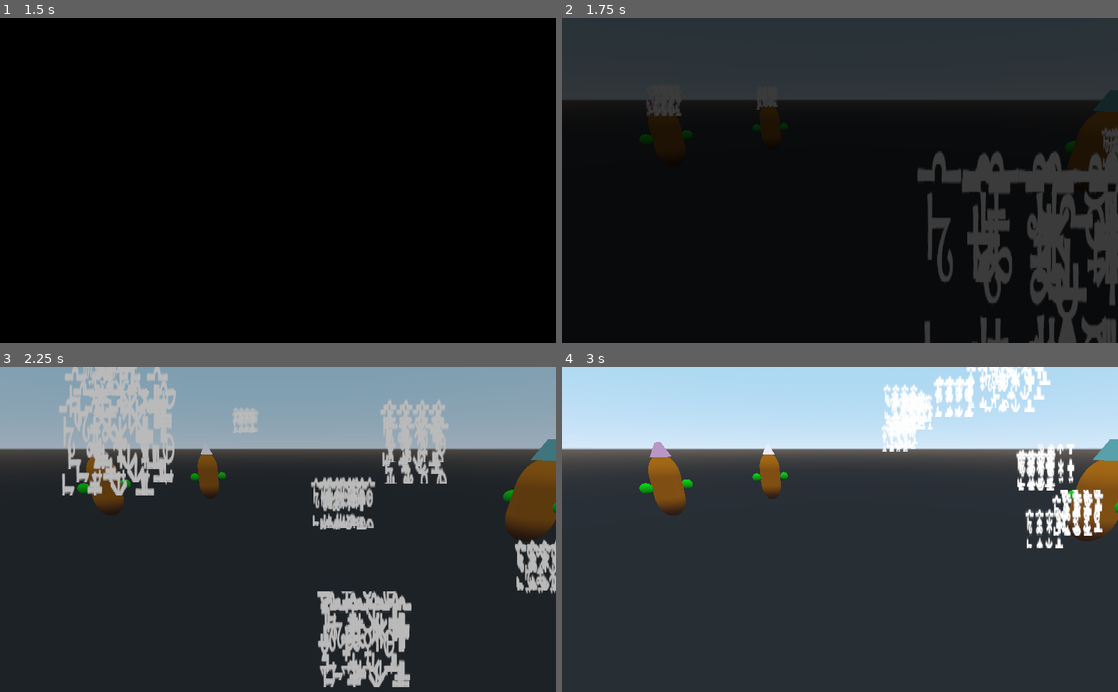
Above: before the commit, frames 1-4 (two rows, left to right).
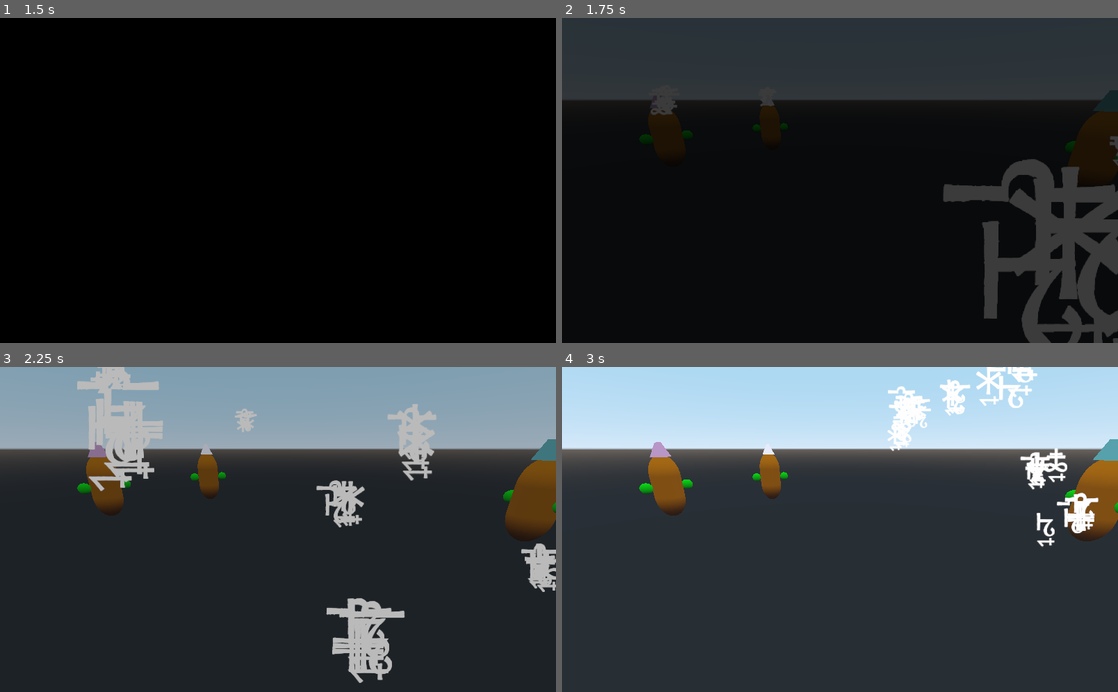
Above: after the commit, the same moments.

Repository: AbeVos/eldee47
Game: Godot game, scene res://scenes/Intro.tscn
Same seed, same stepped clock (60 frames per second), same inputs: the game is played once before the commit and once after it.
Inputs (mouse positions are in pixels of both pictures, inside the frame that each line leads up to):
- Up to frame 1 (1.5 s): tap Enter (ui_accept) at 0.5, 0.77 s; move the mouse to (400, 164) at 0.52 s; click (400, 164) at 0.67 s; drag from (166, 196) to (250, 245) at 1.27 s
- Up to frame 2 (1.75 s): no input
- Up to frame 3 (2.25 s): move the mouse to (333, 458) at 2.02 s; click (333, 458) at 2.17 s
- Up to frame 4 (3 s): drag from (812, 594) to (673, 480) at 2.77 s

Frame 1 is identical in both runs. In frame 2, 8.0% of the frame differs, in the area x 15-100%, y 25-100%; in frame 3, 10%, in the area x 10-100%, y 0-99%; in frame 4, 4.2%.

Commit message:
Update spritesheet for note symbols

Diff:
--- a/game/materials/NoteParticle.tres
+++ b/game/materials/NoteParticle.tres
@@ -7,4 +7,4 @@
 flags_unshaded = true
 params_billboard_mode = 1
 albedo_texture = ExtResource( 1 )
-uv1_scale = Vector3( 0.5, 0.5, 1 )
+uv1_scale = Vector3( 0.125, 0.333, 1 )
--- a/game/scripts/Note.gd
+++ b/game/scripts/Note.gd
@@ -1,7 +1,7 @@
 extends PathFollow
 
-const NOTE_GRID_ROWS = 2
-const NOTE_GRID_COLS = 2
+const NOTE_GRID_ROWS = 3
+const NOTE_GRID_COLS = 8
 
 export(float) var speed = 1
 export(float) var altitude = 1
@@ -32,15 +32,16 @@
     current_note = note
     var index = Globals.NOTES[note]
 
-    index = index % (NOTE_GRID_ROWS * NOTE_GRID_COLS)
+    # index = index % (NOTE_GRID_ROWS * NOTE_GRID_COLS)
 
     # Change note sprite.
-    var col = index % NOTE_GRID_ROWS
-    var row = (index - col) / NOTE_GRID_COLS
+    var col = index % NOTE_GRID_COLS
+    var row = (index - col) / NOTE_GRID_ROWS
 
-    var u = float(row) / NOTE_GRID_ROWS
-    var v = float(col) / NOTE_GRID_COLS
+    var u = float(col) / NOTE_GRID_COLS
+    var v = float(row) / NOTE_GRID_ROWS
     var uv_offset = Vector3(u, v, 0)
+    print("(%s,%s)" % [row, col], "%s: %s" % [note, index], uv_offset)
 
     material.uv1_offset = uv_offset
     $NoteParticle.material_override = material
